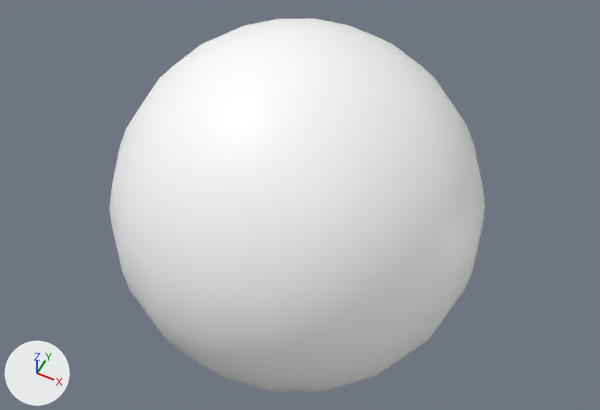
The FBX model Unity/Assets/Models/Character/Antimatter_form.fbx as it was, and as the next commit left it.
Rendered twice from a 50 mm camera at (0.0342, -0.0676, 0.0848) aimed at (0.0006, -0.0005, 0.0009). Every picture has the same lights, and +X, +Y and +Z are marked at lower left. Where no turn or scale is listed for an object, it has been applied to the vertices.

Objects in the first picture: 'Body'.
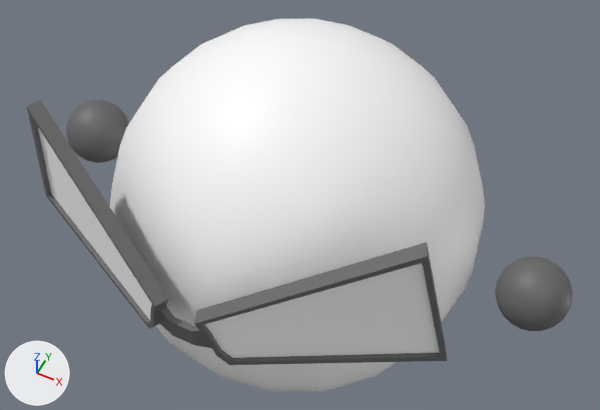
The change, as a list of edits to the scene's bpy script:
```text
Add mat_antimatter_form_sunglasses_base_mat:
    mat_antimatter_form_sunglasses_base_mat = principled_material('Antimatter_form_Sunglasses_base_MAT')
    mat_antimatter_form_sunglasses_base_mat.base_color = (0.137, 0.137, 0.137)  # dark grey #676767
Add mat_antimatter_sunglasses_glasses_mat:
    mat_antimatter_sunglasses_glasses_mat = principled_material('Antimatter_sunglasses_Glasses_MAT')
    mat_antimatter_sunglasses_glasses_mat.base_color = (1.0, 1.0, 1.0)  # white #ffffff
    mat_antimatter_sunglasses_glasses_mat.roughness = 0.888
Add me_mesh_003:
    me_mesh_003.from_pydata(...)  # a UV sphere (20 segments, 20 rings, poles along y) spanning x -0.25..0.25, y -0.25..0.25, z -0.25..0.25
    me_mesh_003.materials.append(mat_antimatter_form_sunglasses_base_mat)  # dark grey #676767
Add me_mesh_002:
    me_mesh_002.from_pydata(...)  # a UV sphere (20 segments, 20 rings, poles along z) spanning x -0.00465..0.00465, y -0.00465..0.00465, z -0.00465..0.00465
    me_mesh_002.materials.append(mat_antimatter_form_sunglasses_base_mat)  # dark grey #676767
Add me_mesh_001:
    me_mesh_001.from_pydata(...)  # 92 vertices, 90 faces; spans x -0.0271..0.0271, y -0.0288..-0.0162, z 0.0034..0.0241
    # faces by material slot: [84, 6]
    me_mesh_001.materials.append(mat_antimatter_form_sunglasses_base_mat)  # dark grey #676767
    me_mesh_001.materials.append(mat_antimatter_sunglasses_glasses_mat)  # white #ffffff
Add ob_r_hand:
    ob_r_hand = bpy.data.objects.new('R_Hand', me_mesh_003)
    ob_r_hand.parent = ob_body
    ob_r_hand.location = (-3.297, 0.0, 0.0)
    ob_r_hand.rotation_euler = (-3.142, 0.0, 0.0)  # degrees (-180, 0, 0)
    ob_r_hand.scale = (-1.86, -1.86, -1.86)
Add ob_l_hand:
    ob_l_hand = bpy.data.objects.new('L_Hand', me_mesh_002)
    ob_l_hand.location = (0.033, 0.0, 0.0)
Add ob_sunglasses:
    ob_sunglasses = bpy.data.objects.new('Sunglasses', me_mesh_001)
    ob_sunglasses.location = (0.0, 0.0, 0.0)
```

Changed parts and their boxes [x1, y1, x2, y2] in the pictures (600 x 410 px):
'Sunglasses', added
    after: [27, 100, 447, 365]
    faces in mat_antimatter_sunglasses_glasses_mat (white #ffffff): [38, 128, 439, 358]
    faces in mat_antimatter_form_sunglasses_base_mat (dark grey #676767): [27, 100, 447, 365]
'L_Hand', added
    after: [495, 257, 573, 331]
'R_Hand', added
    after: [66, 100, 129, 163]
